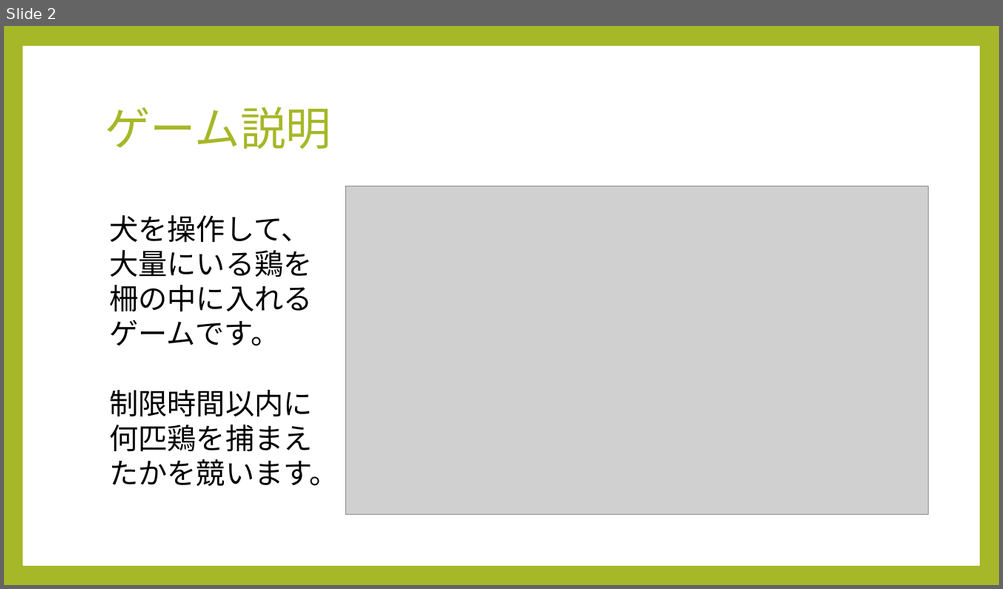
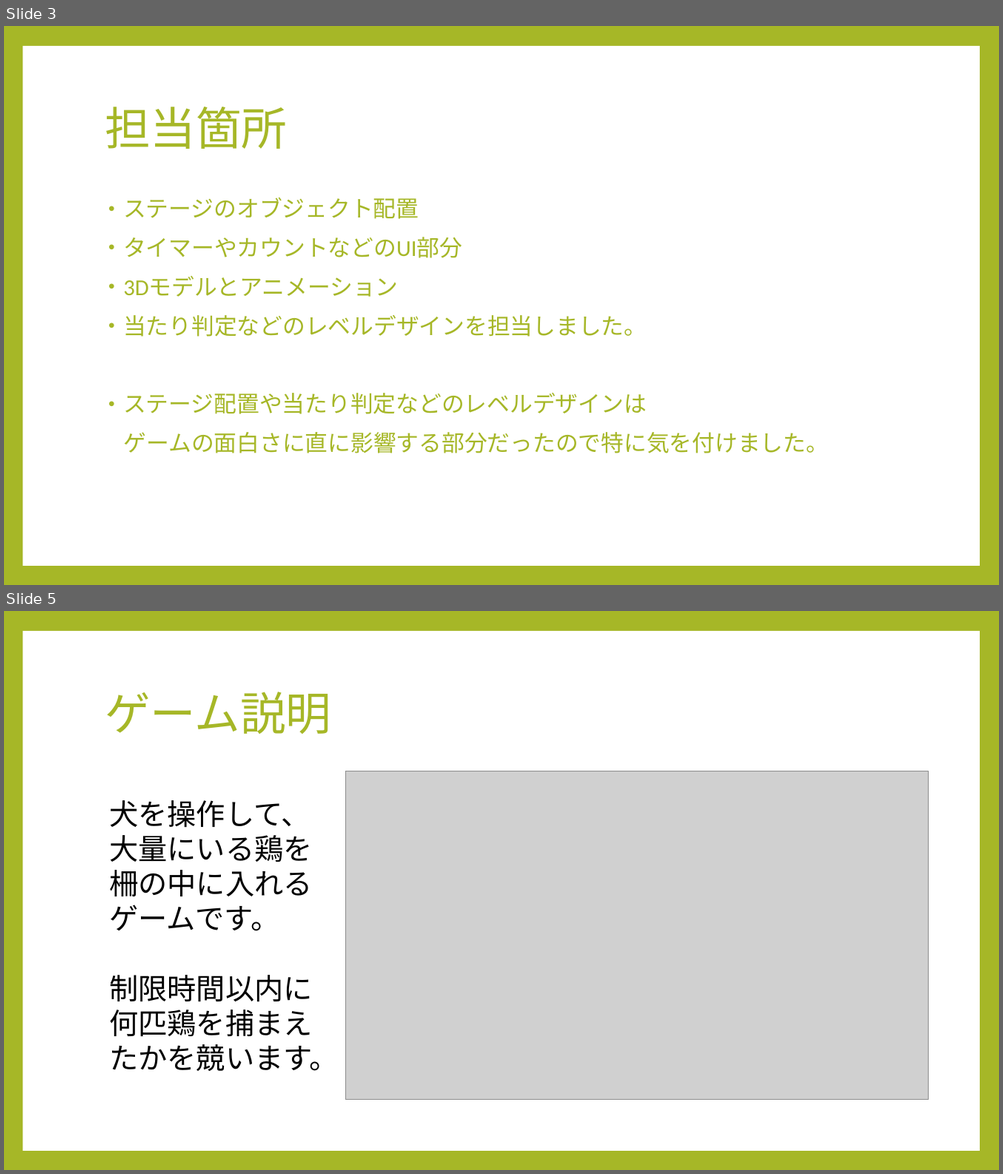
Before and after one commit to komura-athushi/yoshimoto, a slide deck: ゲーム説明.pptx. Shown one above the other, each under a label of ours: slide 2 before the commit, slides 3 and 5 after it; the slides between them are not shown. The pictures are 1003x589 and 1003x1174 pixels, drawn with LibreOffice and Linux fonts; fonts in the diff are those of the drawing; grey boxes stand for pictures. Boxes give left, top, right and bottom in pixels: in the first picture for what was removed or moved away, otherwise in the second. Text is boxed around its words. In the diff, an @@ line names an element or a change of style, - is before the commit and + after.

Commit message:
ポートフォリオを書き直しました。 担当箇所とかの場所は各自書いてください。

```diff
--- a/ゲーム説明.pptx
+++ b/ゲーム説明.pptx
@@ slide 3 added at bbox=[4, 26, 999, 585], background #A6B727; not listed: 1 template element that a slide beside it also shows @@
@@ title added at bbox=[105, 107, 287, 149], 44 pt, text #A6B727 @@
+担当箇所
@@ text added at bbox=[123, 198, 828, 454], 22 pt, text #A6B727 @@
+• ステージのオブジェクト配置
+• タイマーやカウントなどのUI部分
+• 3Dモデルとアニメーション
+• 当たり判定などのレベルデザインを担当しました。
+• ステージ配置や当たり判定などのレベルデザインは
+ゲームの面白さに直に影響する部分だったので特に気を付けました。
@@ what was slide 2 is now slide 5 @@
```
Also in this commit, not shown: 2 slides changed, 2 other slides added.
